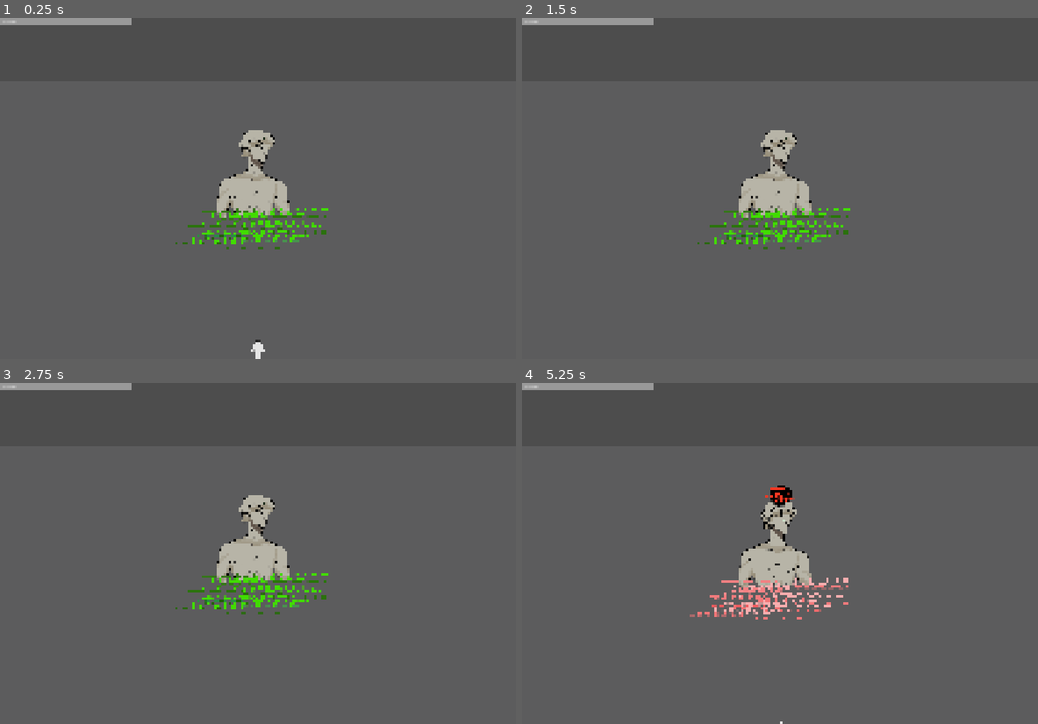
Above: before the commit, frames 1-4 (two rows, left to right).
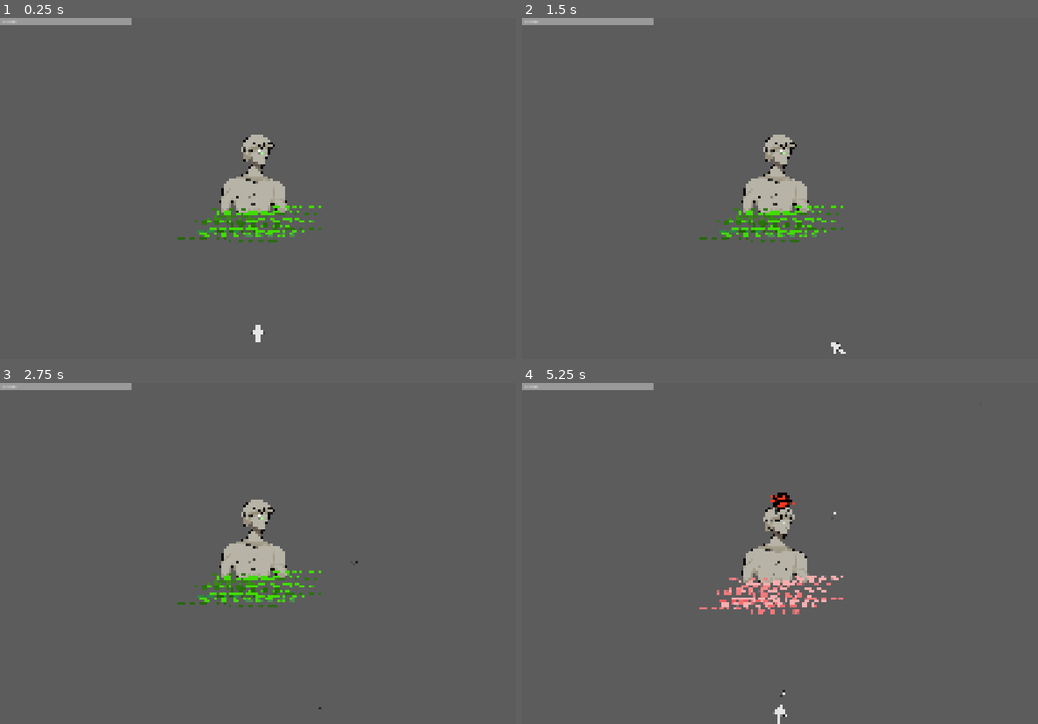
Above: after the commit, the same moments.

Repository: HaroldHuynh/2026GameJam
Game: Godot game, scene res://levels/level_1.tscn
Two runs of this game, one before a commit and one after it. Both use one fixed random seed, a clock stepped at 60 frames per second and the inputs below.
Inputs (mouse positions are in pixels of both pictures, inside the frame that each line leads up to):
- Up to frame 1 (0.25 s): no input
- Up to frame 2 (1.5 s): tap Enter at 0.5, 1.35 s; move the mouse to (893, 171) at 0.52 s; hold D (right) 0.53-1.28 s; tap Space (attack) at 0.6 s; move the mouse to (676, 205) at 1.27 s; hold S (down) from 1.28 s (still down)
- Up to frame 3 (2.75 s): move the mouse to (309, 478) at 2.02 s; release S (down) at 2.03 s; hold D (right) from 2.03 s (still down); tap Space (attack) at 2.1 s
- Up to frame 4 (5.25 s): move the mouse to (754, 621) at 2.77 s; release D (right) at 2.78 s; hold W (up) 2.78-3.53 s; tap Enter at 2.85, 4.35 s; move the mouse to (934, 604) at 3.52 s; hold A (left) 3.53-5.03 s; tap Space (attack) at 3.6, 5.1 s; move the mouse to (625, 502) at 4.27 s; move the mouse to (805, 553) at 5.02 s; hold S (down) from 5.03 s (still down)

The runs differ from the first frame. In frame 1, 2.3% of the frame differs, in the area x 34-64%, y 32-100%; in frame 2, 2.2%; in frame 3, 2.2%; in frame 4, 2.6%, in the area x 32-64%, y 30-100%.

Commit message:
changed laser speed plus camera zoom

Diff:
--- a/levels/laser.gd
+++ b/levels/laser.gd
@@ -1,7 +1,7 @@
 extends CharacterBody2D
 
 var direction := Vector2.DOWN
-@export var speed := 700.0
+@export var speed := 2000.0
 
 func aim_at(target_position: Vector2) -> void:
 	direction = global_position.direction_to(target_position)
--- a/levels/level_1.tscn
+++ b/levels/level_1.tscn
@@ -18,7 +18,7 @@
 
 [node name="MeshInstance2D" type="MeshInstance2D" parent="." unique_id=484804871]
 modulate = Color(0.5625185, 0.56694263, 0.57071996, 0.23529412)
-position = Vector2(52, -320)
+position = Vector2(43, -935)
 scale = Vector2(4012, 2490.603)
 mesh = SubResource("QuadMesh_s7pw8")
 metadata/_edit_lock_ = true
@@ -35,3 +35,6 @@
 
 [node name="Camera2D" type="Camera2D" parent="." unique_id=1870320940]
 position = Vector2(2, -943)
+zoom = Vector2(0.9, 0.9)
+
+[connection signal="shoot" from="player" to="BulletManager" method="_on_player_shoot"]
